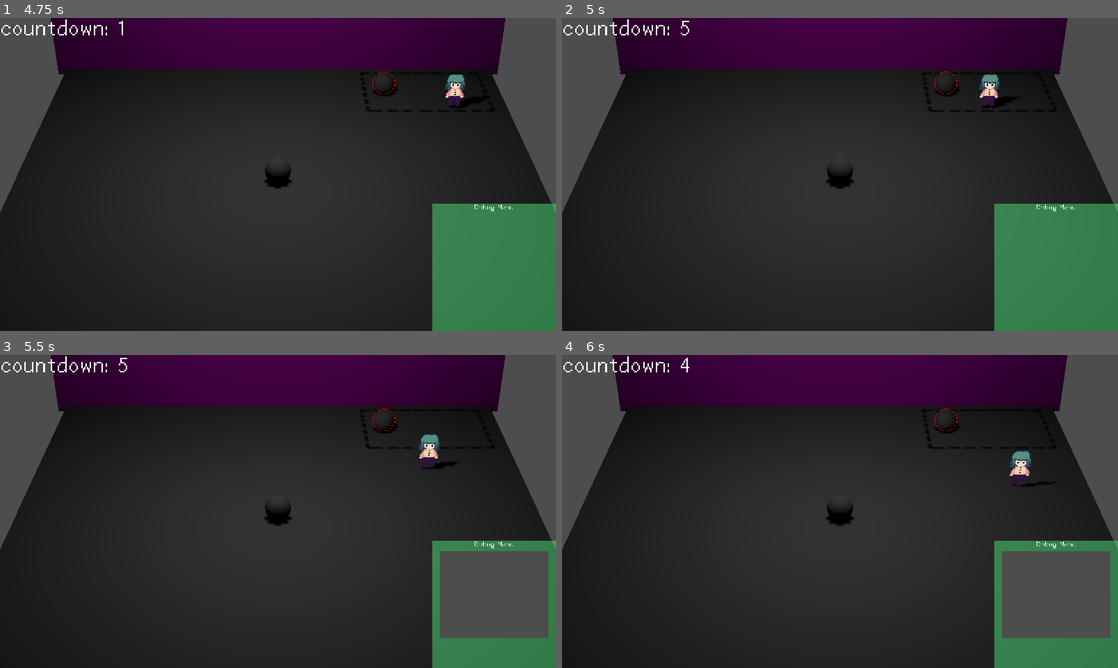
Above: before the commit, frames 1-4 (two rows, left to right).
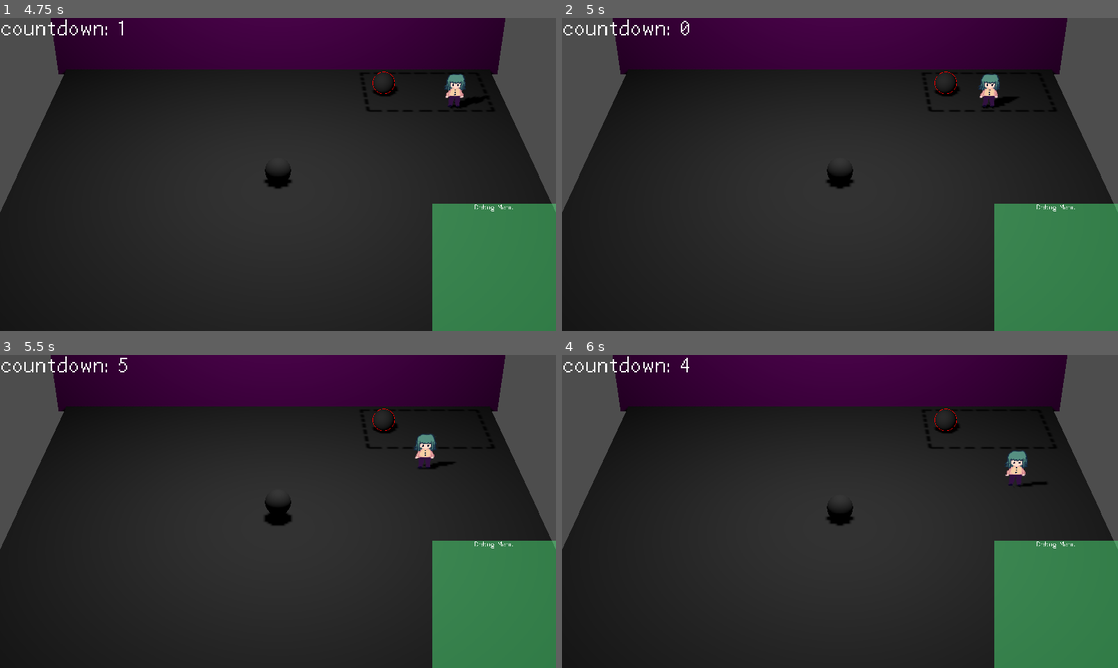
Above: after the commit, the same moments.

Repository: 2192375d/GMTK-Game-Jam
Game: Godot game, scene res://scenes/game.tscn
The game is run twice, just before and just after one commit, with the same random seed, the same clock (stepped at 60 frames per second) and the same inputs.
Inputs:
- Up to frame 1 (4.75 s): hold D (right) 0.53-1.28 s; tap E (interact) at 0.6, 2.1, 3.6 s; hold S (down) 1.28-2.03 s; tap Space (space) at 1.35, 2.85, 3.5, 4.35 s; hold D (right) 2.03-2.78 s; tap Enter at 2.75 s; hold W (up) 2.78-3.53 s; hold A (left) from 3.53 s (still down)
- Up to frame 2 (5 s): keep holding A (left)
- Up to frame 3 (5.5 s): release A (left) at 5.03 s; hold S (down) from 5.03 s (still down); tap E (interact) at 5.1 s
- Up to frame 4 (6 s): release S (down) at 5.78 s; hold D (right) from 5.78 s (still down); tap Space (space) at 5.85 s

Frame 1 is identical in both runs. In frame 2, less than 0.1% of the frame differs, in the area x 21-23%, y 0-6%; in frame 3, 5.8%, in the area x 47-99%, y 25-91%; in frame 4, 5.7%.

Commit message:
feat: Implemented "player must be in photo" and added restart whenever you lose the level

Diff:
--- a/scenes/levels/level1.tscn
+++ b/scenes/levels/level1.tscn
@@ -71,7 +71,7 @@
 [node name="Player" type="CharacterBody3D" parent="." unique_id=349837506]
 transform = Transform3D(1, 0, 0, 0, 1, 0, 0, 0, 1, 6.502649, 1.0195179, -6.108208)
 collision_layer = 8
-collision_mask = 3
+collision_mask = 7
 script = ExtResource("2_nkeig")
 
 [node name="CollisionShape3D" type="CollisionShape3D" parent="Player" unique_id=1926655930]
@@ -133,7 +133,7 @@
 [node name="PictureArea" type="Area3D" parent="." unique_id=952523899 node_paths=PackedStringArray("capture_shape")]
 transform = Transform3D(1, 0, 0, 0, 1, 0, 0, 0, 1, 7, 0, -7)
 collision_layer = 4
-collision_mask = 18
+collision_mask = 26
 script = ExtResource("9_g7tkf")
 capture_shape = NodePath("CollisionShape3D")
 
--- a/scenes/levels/level_debug.tscn
+++ b/scenes/levels/level_debug.tscn
@@ -34,7 +34,7 @@
 [sub_resource type="BoxShape3D" id="BoxShape3D_1i2hj"]
 size = Vector3(5, 9, 4)
 
-[node name="LevelDebug3d" type="Node3D" unique_id=1785692282 node_paths=PackedStringArray("picture_area", "photo_viewport", "photo_camera", "garbage_patterns_root")]
+[node name="LevelDebug3d2" type="Node3D" unique_id=1785692282 node_paths=PackedStringArray("picture_area", "photo_viewport", "photo_camera", "garbage_patterns_root")]
 script = ExtResource("8_level")
 time_between_shots = Array[int]([5, 5, 5, 5, 5])
 picture_area = NodePath("PictureArea")
@@ -133,7 +133,7 @@
 [node name="PictureArea" type="Area3D" parent="." unique_id=952523899 node_paths=PackedStringArray("capture_shape")]
 transform = Transform3D(1, 0, 0, 0, 1, 0, 0, 0, 1, 7, 0, -7)
 collision_layer = 4
-collision_mask = 18
+collision_mask = 26
 script = ExtResource("9_picture_area")
 capture_shape = NodePath("CollisionShape3D")
 
--- a/scripts/game/game.gd
+++ b/scripts/game/game.gd
@@ -65,11 +65,10 @@
 
 		current_time_elapsed = 0
 		shot_animation.play("flash")
-		_capture_photo()
+		await _capture_photo()
 		update_countdown_text()
-		if current_level.picture_area.in_risk_items.size() > 0:
-			print("YOU FAILED THE LEVEL!")
-			# Reload the level by adding the stuff back in place somehow???
+		if current_level.picture_area.in_risk_items.size() > 0 or not current_level.picture_area.is_player_within:
+			restart_level.call_deferred()
 			return
 		else:
 			# Continue and update the garbage to deal with
--- a/scripts/picture_area_3d.gd
+++ b/scripts/picture_area_3d.gd
@@ -11,13 +11,18 @@
 
 # Useful for the level to know if ur safe or not
 var in_risk_items: Array[Interactable]
+var is_player_within: bool
 
 func _on_body_entered(body: Node3D) -> void:
 	if body is Interactable:
 		body.within_photo_area = true
 		in_risk_items.append(body)
+	if body is Player:
+		is_player_within = true
 
 func _on_body_exited(body: Node3D) -> void:
 	if body is Interactable:
 		body.within_photo_area = false
 		in_risk_items.erase(body)
+	if body is Player:
+		is_player_within = false
Not shown, changed: .gitignore
